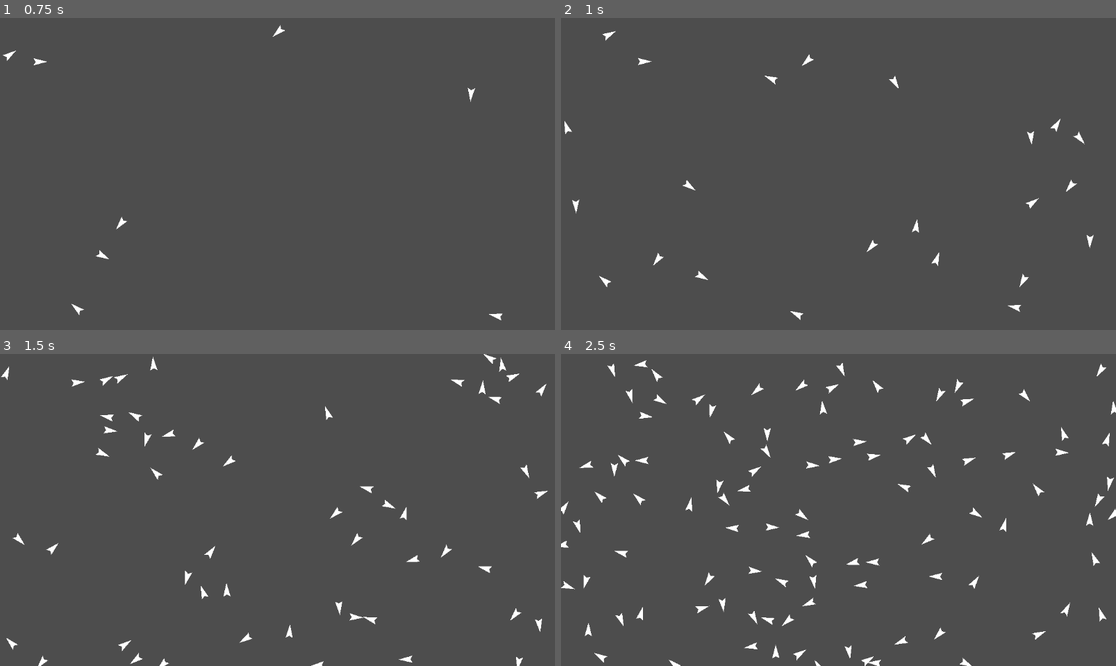
Above: before the commit, frames 1-4 (two rows, left to right).
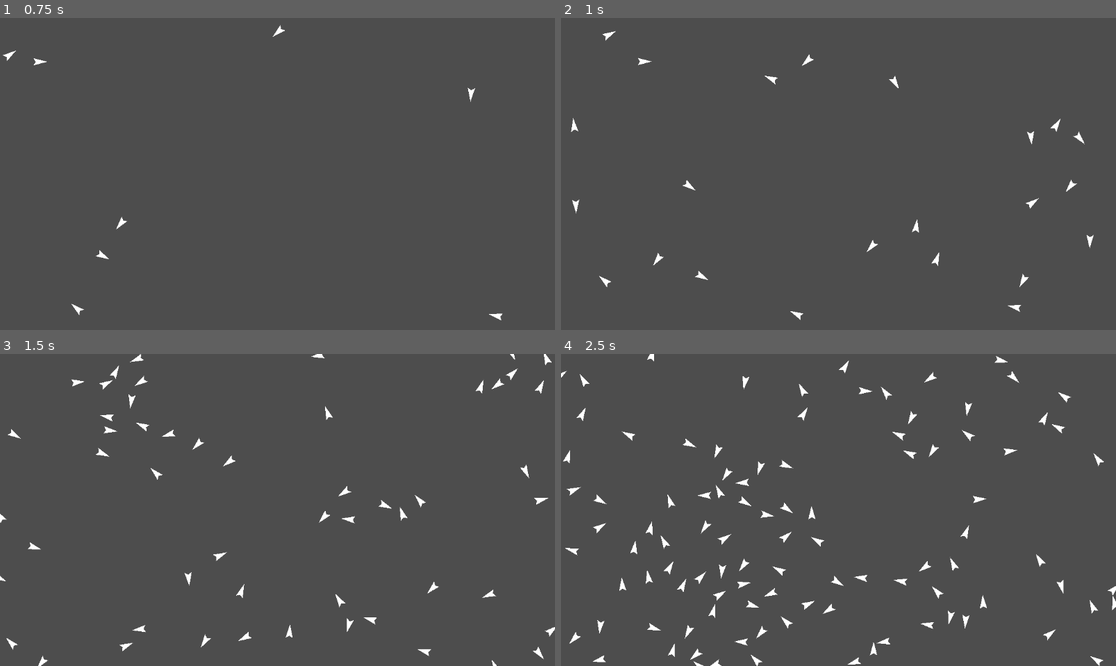
Above: after the commit, the same moments.

Repository: flamepineapple9/Boids
Game: Godot game, scene res://Scenes/Main.tscn
The game is run twice, just before and just after one commit, with the same random seed, the same clock (stepped at 60 frames per second) and the same inputs.
Inputs:
- Up to frame 1 (0.75 s): tap Enter at 0.5 s; tap Space (start) at 0.6 s
- Up to frame 2 (1 s): no input
- Up to frame 3 (1.5 s): tap Space (start) at 1.35 s
- Up to frame 4 (2.5 s): tap Space (start) at 2.1 s

Frame 1 is identical in both runs. In frame 2, less than 0.1% of the frame differs, in the area x 0-4%, y 32-38%; in frame 3, 1.9%; in frame 4, 5.4%, in the area x 0-100%, y 0-100%.

Commit message:
nothing works

Diff:
--- a/Scenes/Boid.gd
+++ b/Scenes/Boid.gd
@@ -17,7 +17,7 @@
 	rotation = vel.angle()
 
 	#add all rule terms to vel, it will be normalized later to not increase the speed of boids
-	vel += velocityMatch() + positionMatch() + proximity()
+	vel += velocityMatch() + positionMatch() + avoidance()
 
 	position += vel.normalized() * speed * delta
 
@@ -70,6 +70,25 @@
 
 	return c.normalized()/2
 
+func avoidance():
+
+	if $Vision.has_overlapping_areas():
+		var localBoids = $Vision.get_overlapping_areas()
+		var closeBoids = []
+
+		#pushes ALL close boids to new array, closeBoids
+		for i in localBoids.size():
+			if position.distance_to(localBoids[i].position) < 75 * startScale:
+				closeBoids.push_front(localBoids[i])
+
+
+		var avgDist = Vector2.ZERO
+		for n in closeBoids.size():
+			avgDist +=  position - closeBoids[n].position
+
+		return avgDist.normalized()
+	return Vector2.ZERO
+
 #replace with boundary(), should be pretty simple (clueless)
 func screenWrap():
 	if position.x < 0:
--- a/Scenes/Boid.tscn
+++ b/Scenes/Boid.tscn
@@ -25,4 +25,4 @@
 
 [node name="VisionBox" type="CollisionPolygon2D" parent="Vision"]
 position = Vector2(6.27438e-06, -1)
-polygon = PackedVector2Array(15.9998, 24.0001, 55.9999, 17.0004, 128.002, -270.999, -127.998, -271.001, -56.0001, 16.9996, -16.0002, 23.9999, -15.9998, -24.0001, 16.0002, -23.9999)
+polygon = PackedVector2Array(9.99985, 23.5001, 55.9999, 17.0004, 128.002, -270.999, -127.998, -271.001, -56.0001, 16.9996, -10.0001, 23.4999, -7.49986, -21.5, 7.50013, -21.5)
